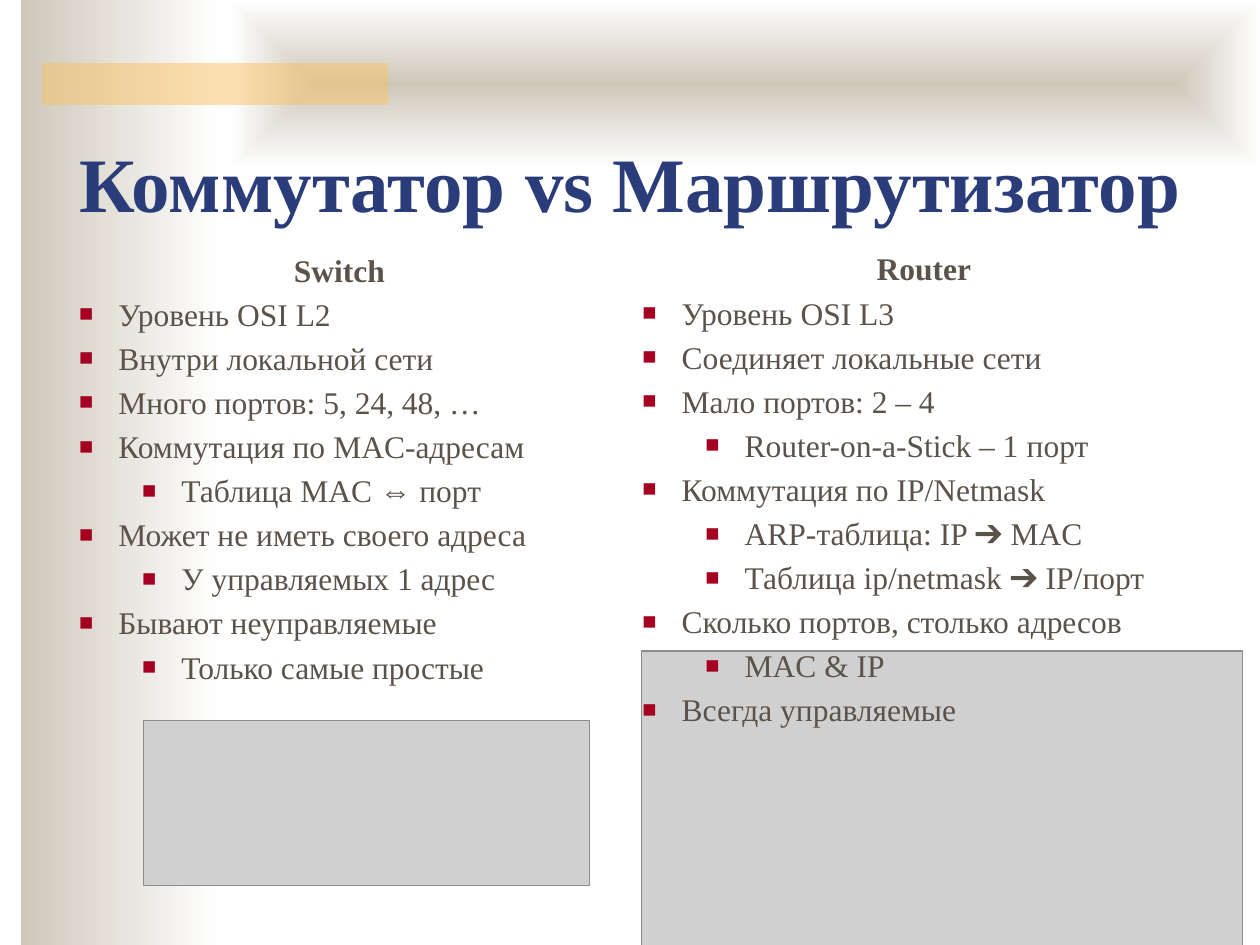
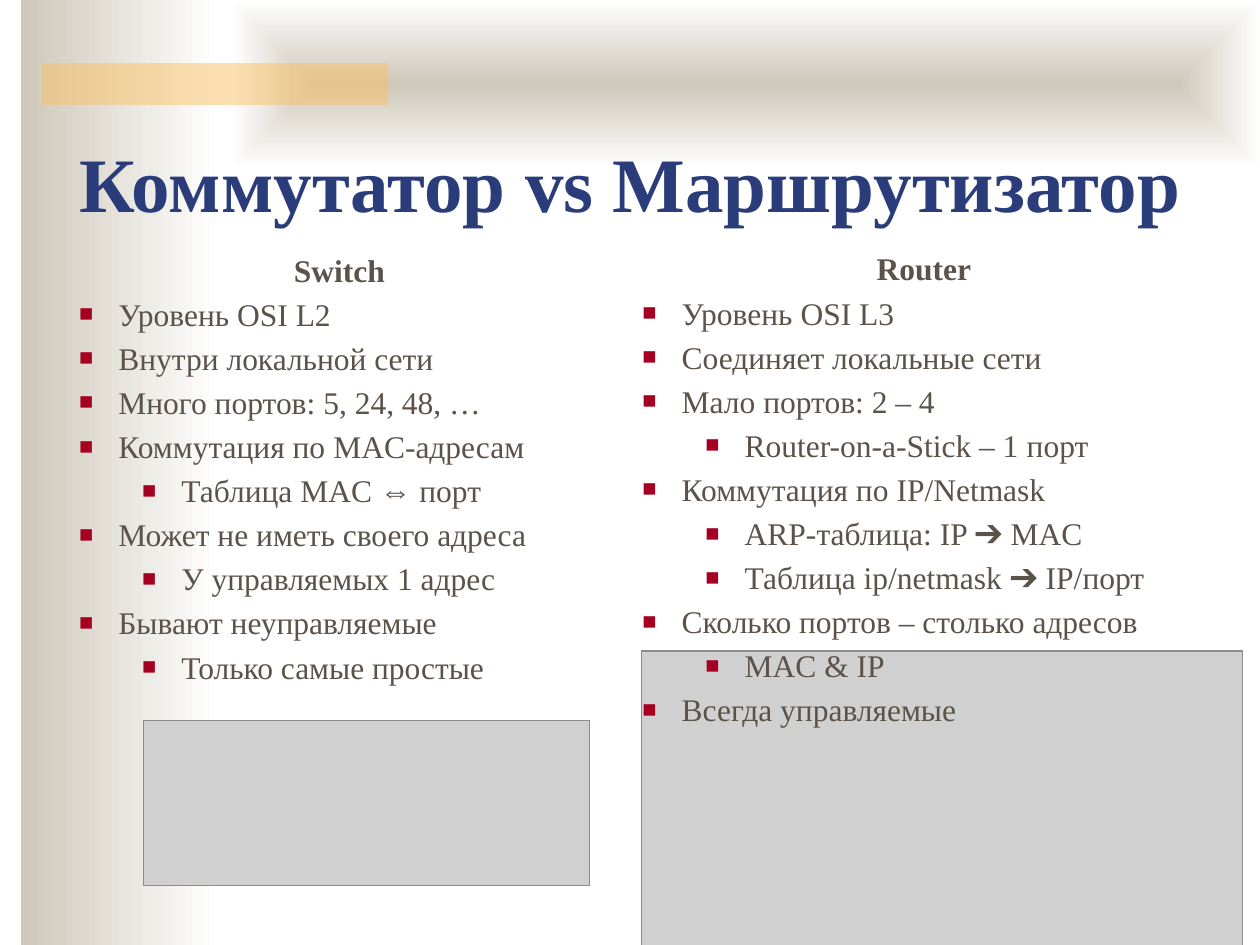
Before and after one commit to ukoloff/nets, a slide deck: slide 10 of lecture/10.pptx. Drawn at 1260x945 pixels with LibreOffice and Linux fonts; fonts in the diff are those of the drawing; grey boxes stand for pictures; background and template pictures are left out. Boxes give left, top, right and bottom in pixels: in the first picture for what was removed or moved away, otherwise in the second. Text is boxed around its words. In the diff, an @@ line names an element or a change of style, - is before the commit and + after.

```diff
--- a/lecture/10.pptx
+++ b/lecture/10.pptx
@@ text at <box>682,612,1138,640</box>: text changed @@
-■ Сколько портов, столько адресов
+■ Сколько портов – столько адресов
```
Also in this commit, not shown: 2 other slides changed, 3 slides added.
